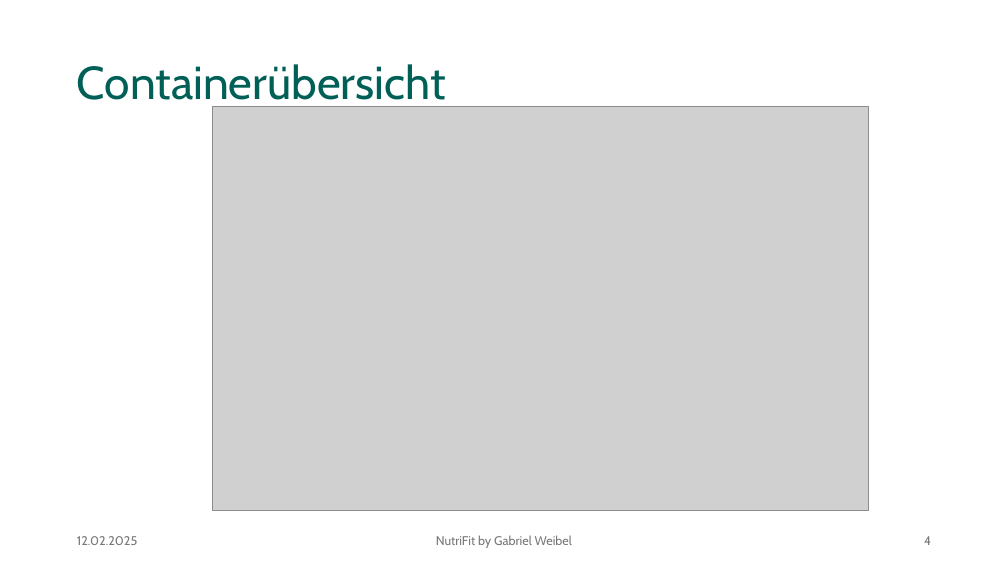
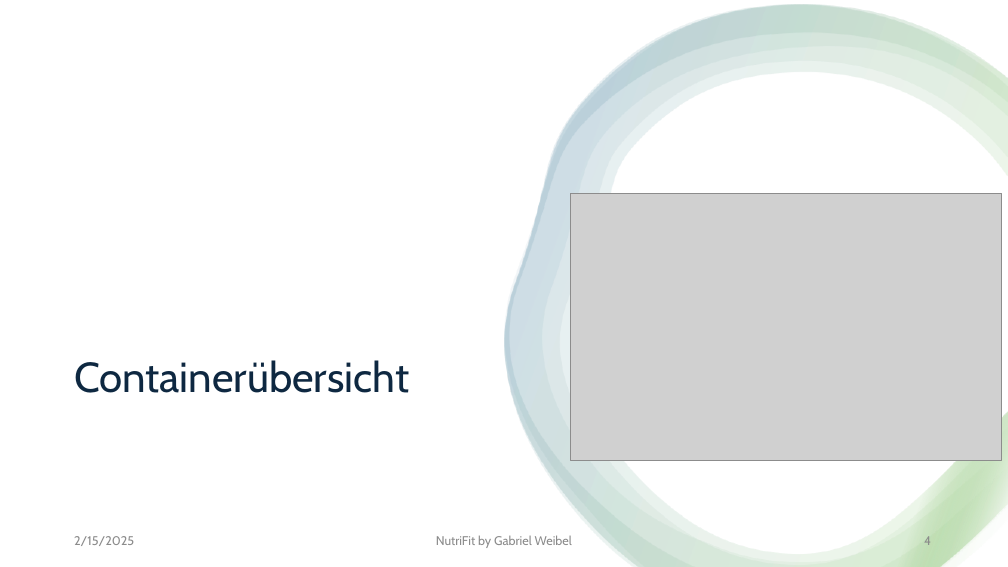
Before and after one commit to gaweCodes/NutriFit, a slide deck: slide 4 of docs/Vorstellung_NutriFit.pptx. Drawn at 1008x567 pixels with LibreOffice and Linux fonts; fonts in the diff are those of the drawing; grey boxes stand for pictures. Boxes give left, top, right and bottom in pixels: in the first picture for what was removed or moved away, otherwise in the second. Text is boxed around its words. In the diff, an @@ line names an element or a change of style, - is before the commit and + after.

```diff
--- a/docs/Vorstellung_NutriFit.pptx
+++ b/docs/Vorstellung_NutriFit.pptx
@@ rectangle added at (x1=0, y1=0, x2=1008, y2=567), fill #FFFFFF @@
@@ group added at (x1=504, y1=5, x2=1008, y2=567): 4 freeform shapes @@
@@ picture resized from (x1=212, y1=106, x2=869, y2=510) to (x1=570, y1=194, x2=1002, y2=461) @@
@@ title "Containerübersicht" moved from (x1=77, y1=64, x2=446, y2=110) to (x1=74, y1=360, x2=409, y2=393) @@
@@ title "Containerübersicht" at (x1=74, y1=360, x2=409, y2=393): size 44 to 40 pt, text colour #005F56 to #0E2841; vertical alignment middle to top @@
@@ text at (x1=74, y1=536, x2=134, y2=546): text changed; text colour #797979 to #8C8C8C @@
-12.02.2025
+2/15/2025
@@ text "NutriFit by Gabriel Weibel" at (x1=436, y1=535, x2=572, y2=548): text colour #797979 to #8C8C8C; more space between paragraphs @@
@@ page number at (x1=924, y1=536, x2=931, y2=545): text colour #797979 to #8C8C8C; more space between paragraphs @@
```
Also in this commit, not shown: 8 other slides changed, 19 other files.
